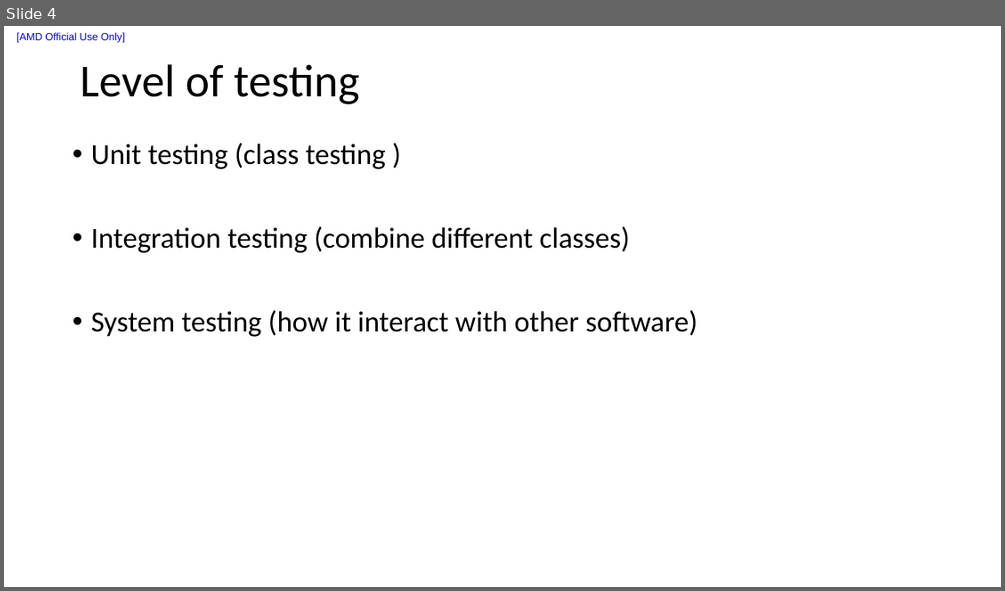
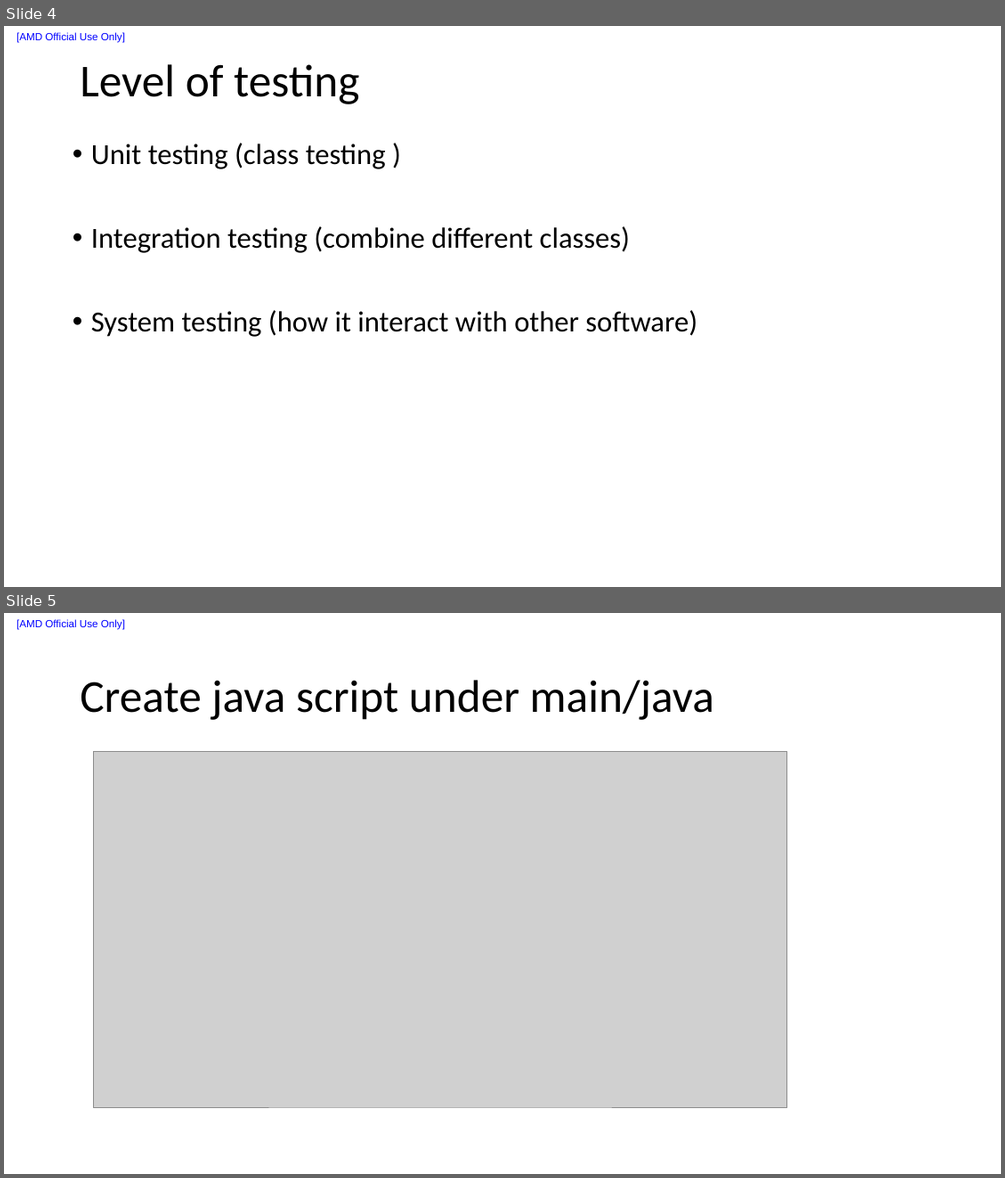
Before and after one commit to liuxu-github-ui/Java, a slide deck: Software testing/software testing.pptx. Shown one above the other, each under a label of ours: slide 4 before the commit, slides 4 and 5 after it. The pictures are 1005x591 and 1005x1178 pixels, drawn with LibreOffice and Linux fonts; fonts in the diff are those of the drawing; grey boxes stand for pictures. Boxes give left, top, right and bottom in pixels: in the first picture for what was removed or moved away, otherwise in the second. Text is boxed around its words. In the diff, an @@ line names an element or a change of style, - is before the commit and + after.

```diff
--- a/Software testing/software testing.pptx
+++ b/Software testing/software testing.pptx
@@ slide 5 added at (4, 613, 1001, 1174), background #FFFFFF; not listed: 1 template element that a slide beside it also shows @@
@@ title added at (80, 680, 714, 720), 44 pt, text #000000 @@
+Create java script under main/java
@@ picture added at (94, 751, 787, 1107) @@
```
Also in this commit, not shown: 9 other slides added, 2 slides removed, 16 other files.
